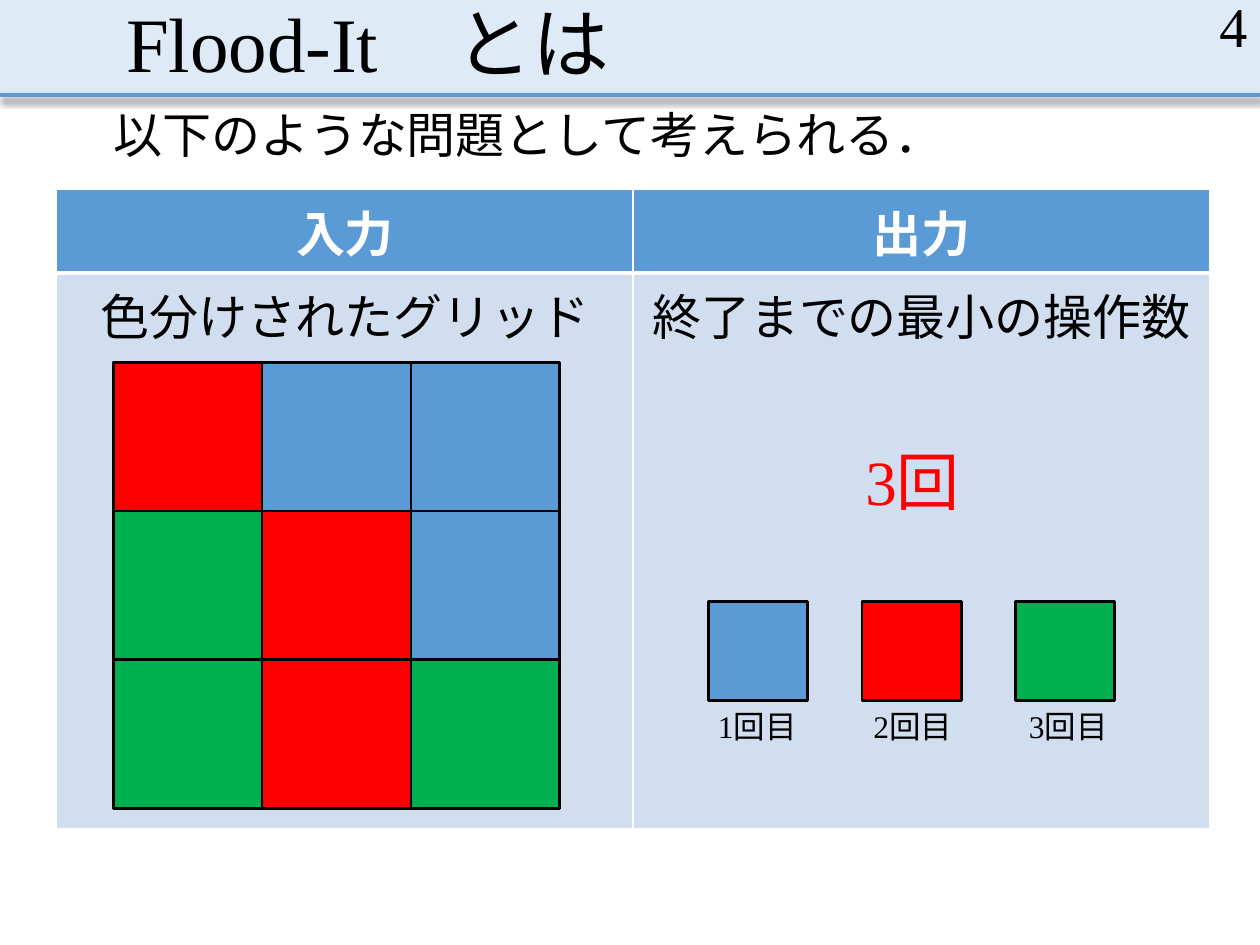
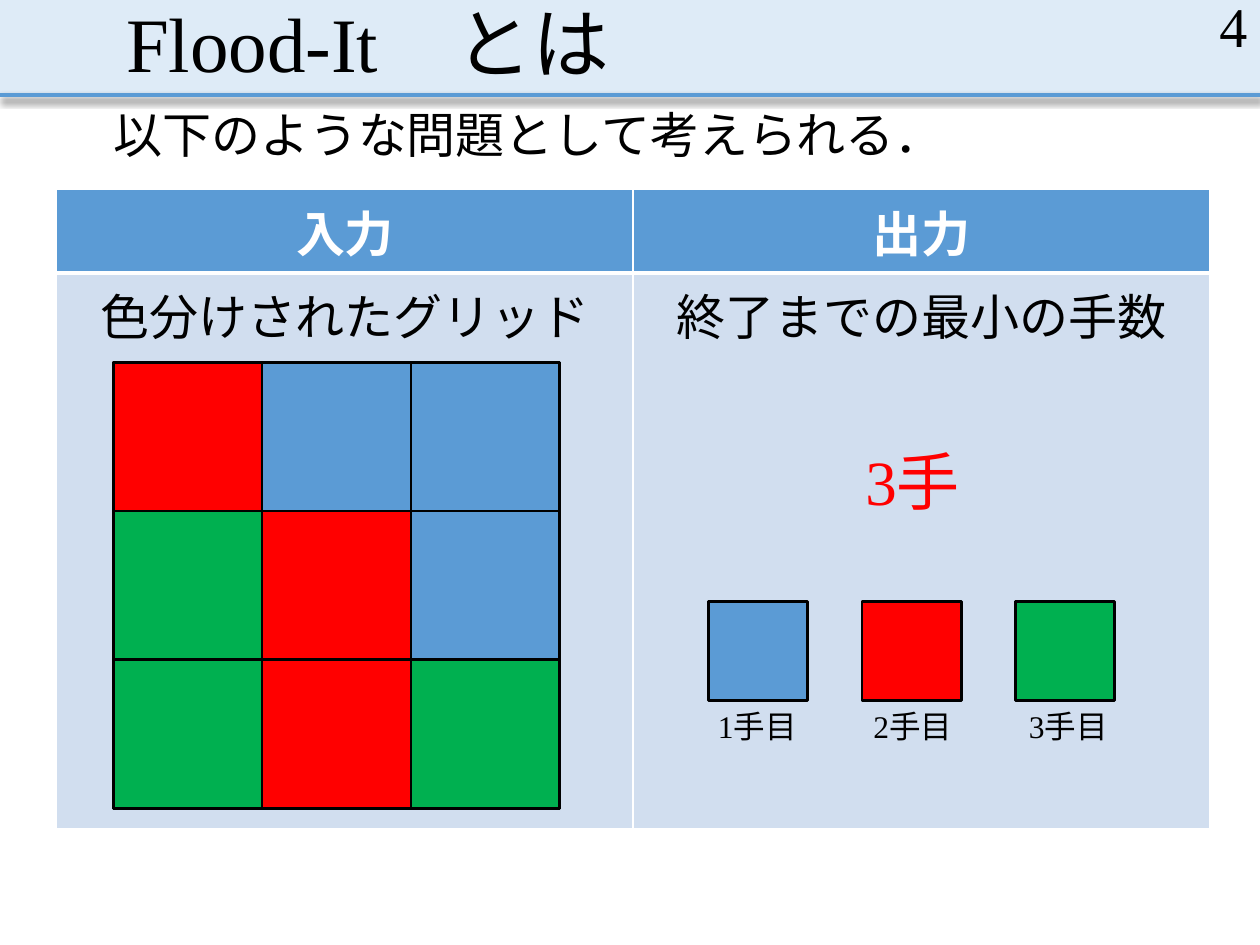
Before and after one commit to MasayaOda/SR, a slide deck: slide 4 of 181210oda.pptx. Drawn at 1260x945 pixels with LibreOffice and Linux fonts; fonts in the diff are those of the drawing. Boxes give left, top, right and bottom in pixels: in the first picture for what was removed or moved away, otherwise in the second. Text is boxed around its words. In the diff, an @@ line names an element or a change of style, - is before the commit and + after.

```diff
--- a/181210oda.pptx
+++ b/181210oda.pptx
@@ table at bbox=[57, 189, 1211, 827] @@
-row 2, column 2: 終了までの最小の操作数
+row 2, column 2: 終了までの最小の手数
@@ text at bbox=[865, 457, 959, 510]: text changed @@
-3回
+3手
@@ text at bbox=[718, 713, 797, 741]: text changed @@
-1回目
+1手目
@@ text at bbox=[873, 713, 952, 741]: text changed @@
-2回目
+2手目
@@ text at bbox=[1029, 713, 1108, 741]: text changed @@
-3回目
+3手目
```
Also in this commit, not shown: 2 other slides changed.
